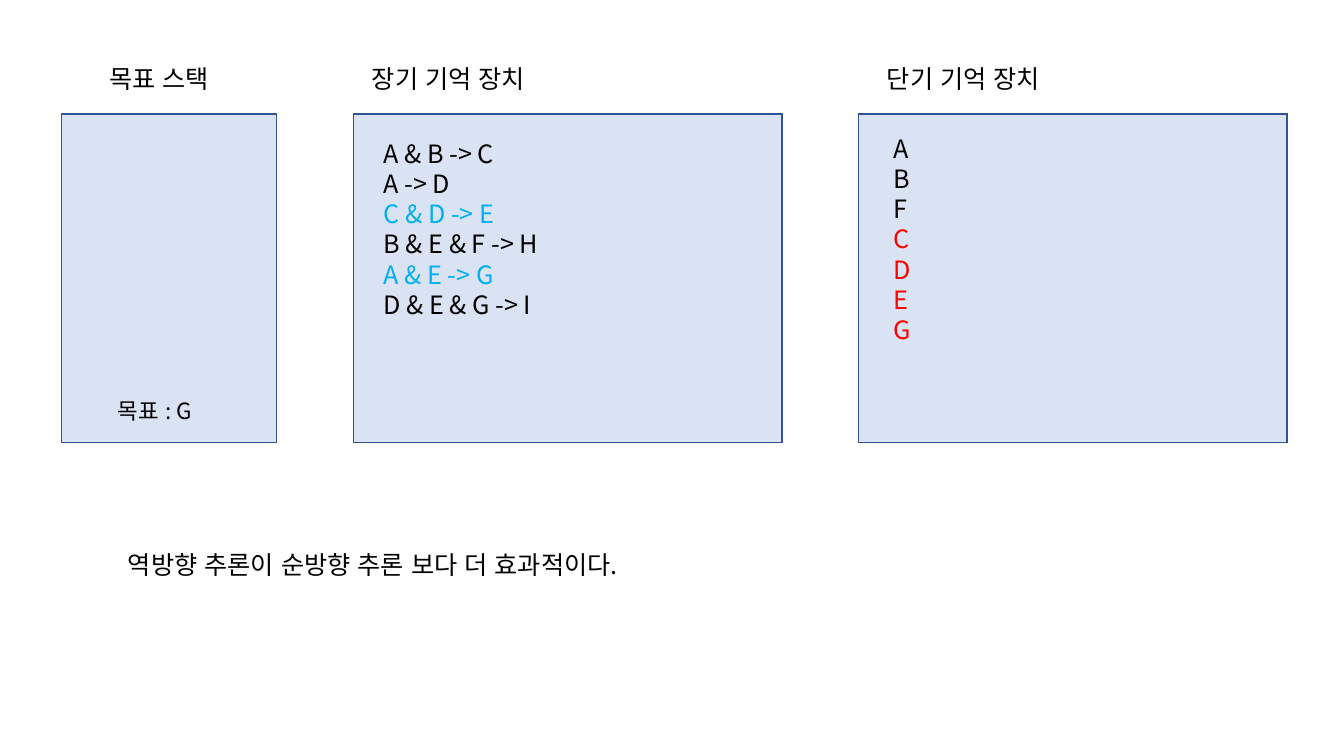
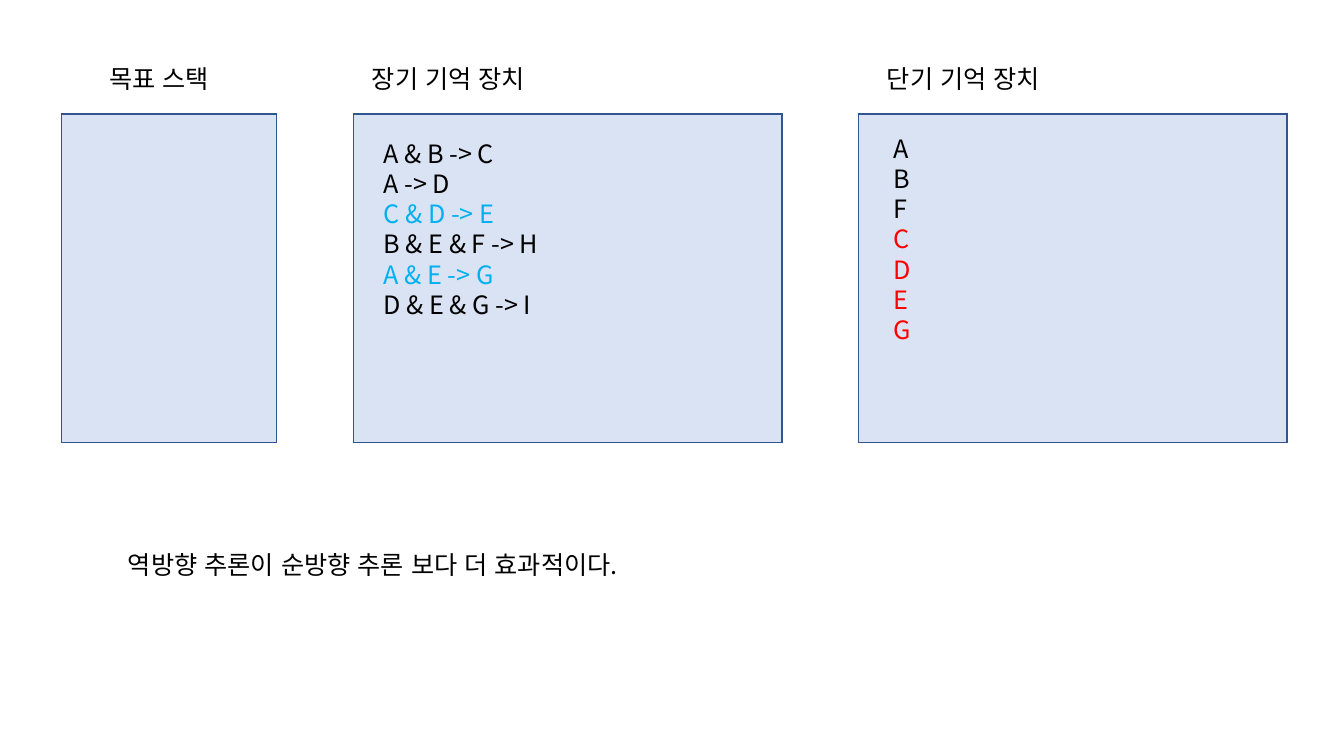
Before and after one commit to JunRock/3Grade, a slide deck: slide 18 of 인공지능/20194009_이준석_인공지능_연습문제풀이.pptx. Drawn at 1344x756 pixels with LibreOffice and Linux fonts; fonts in the diff are those of the drawing. Boxes give left, top, right and bottom in pixels: in the first picture for what was removed or moved away, otherwise in the second. Text is boxed around its words. In the diff, an @@ line names an element or a change of style, - is before the commit and + after.

```diff
--- a/인공지능/20194009_이준석_인공지능_연습문제풀이.pptx
+++ b/인공지능/20194009_이준석_인공지능_연습문제풀이.pptx
@@ text removed at [118,401,191,421] @@
-목표 : G
```
Also in this commit, not shown: 3 other slides changed, 2 other files.
